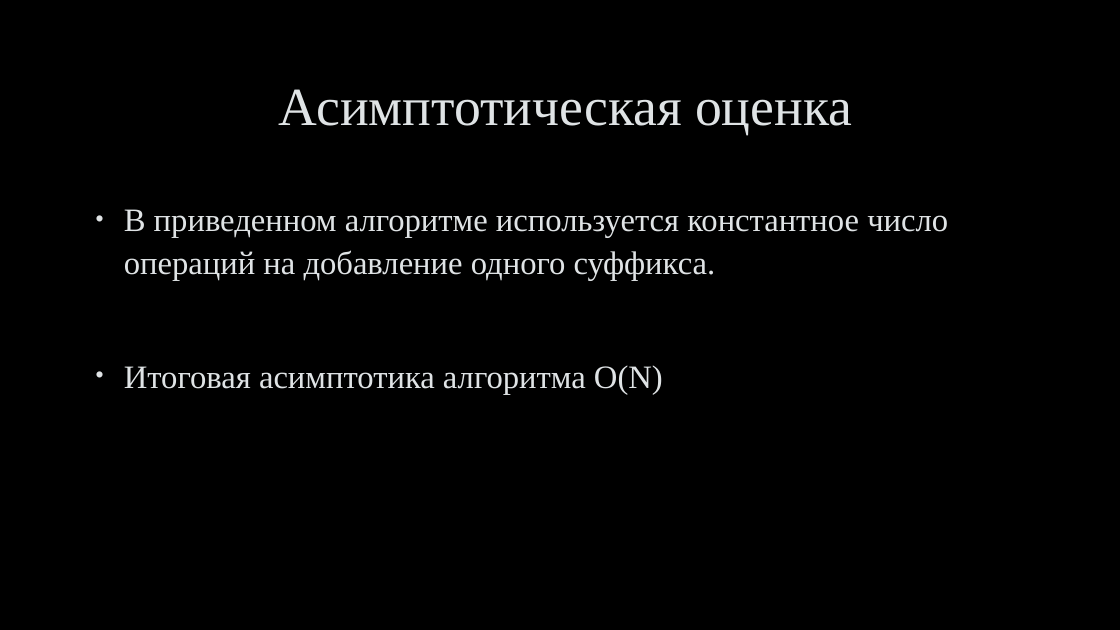
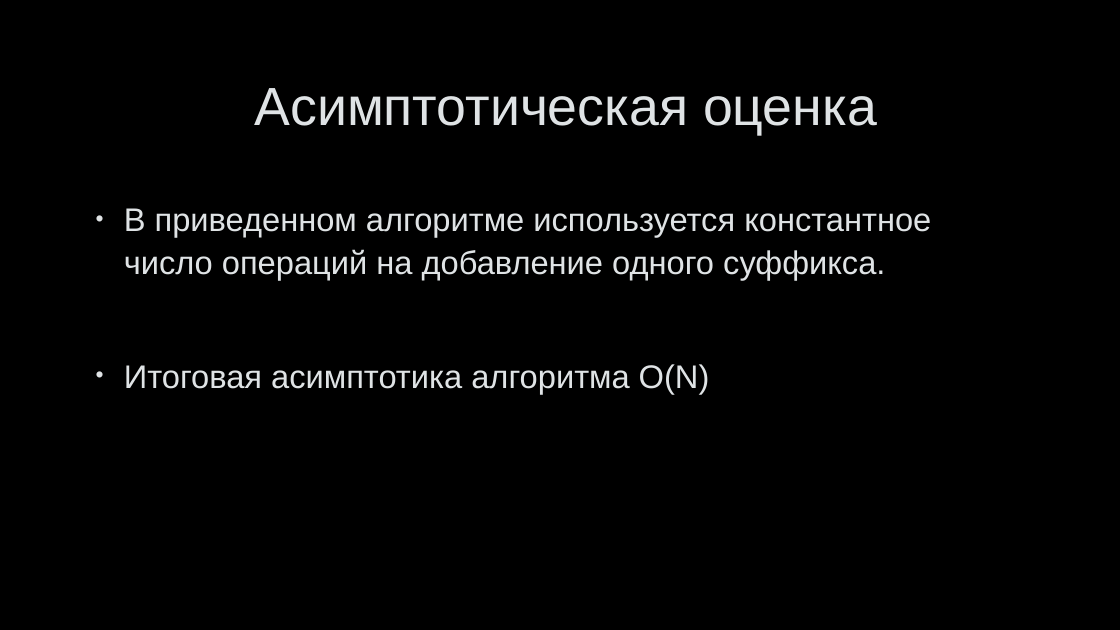
Before and after one commit to belkova-ea/McCreight-s-algo, a slide deck: slide 11 of Алгоритм МакКрейта.pptx. Drawn at 1120x630 pixels with LibreOffice and Linux fonts; fonts in the diff are those of the drawing; background and template pictures are left out. Boxes give left, top, right and bottom in pixels: in the first picture for what was removed or moved away, otherwise in the second. Text is boxed around its words. In the diff, an @@ line names an element or a change of style, - is before the commit and + after.

```diff
--- a/Алгоритм МакКрейта.pptx
+++ b/Алгоритм МакКрейта.pptx
@@ title "Асимптотическая оценка" at (x1=255, y1=88, x2=877, y2=135): font Times New Roman to Arial @@
@@ text "В приведенном алгоритме используется константное ..." at (x1=124, y1=208, x2=931, y2=393): font Times New Roman to Arial @@
```
Also in this commit, not shown: 12 other slides changed, 2 slides added, 1 slide removed.
